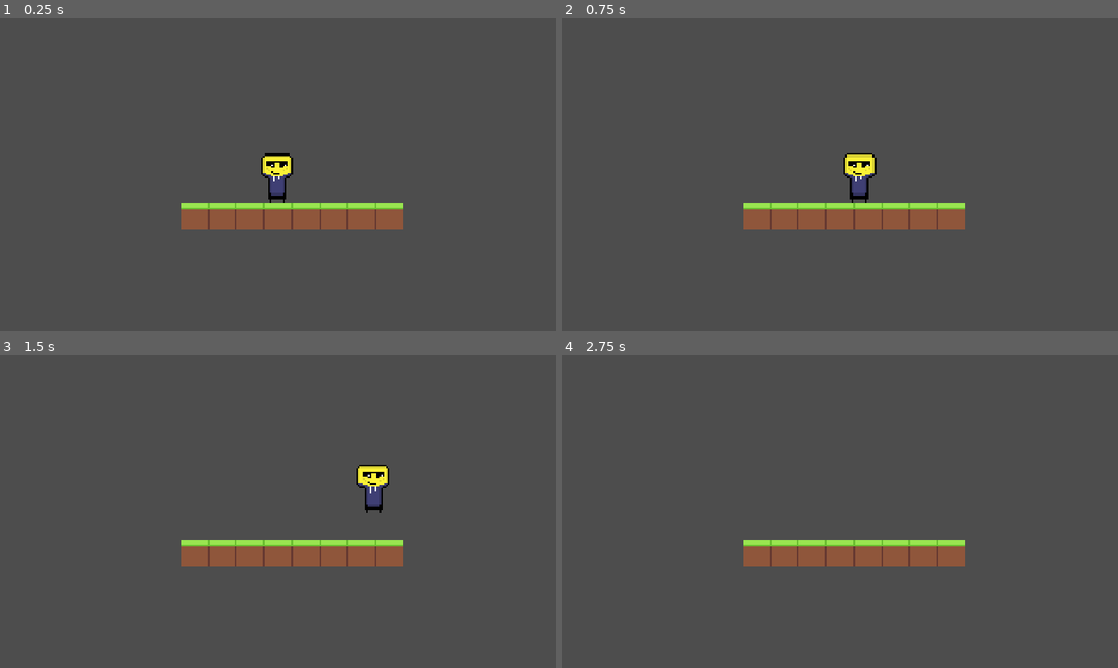
Above: before the commit, frames 1-4 (two rows, left to right).
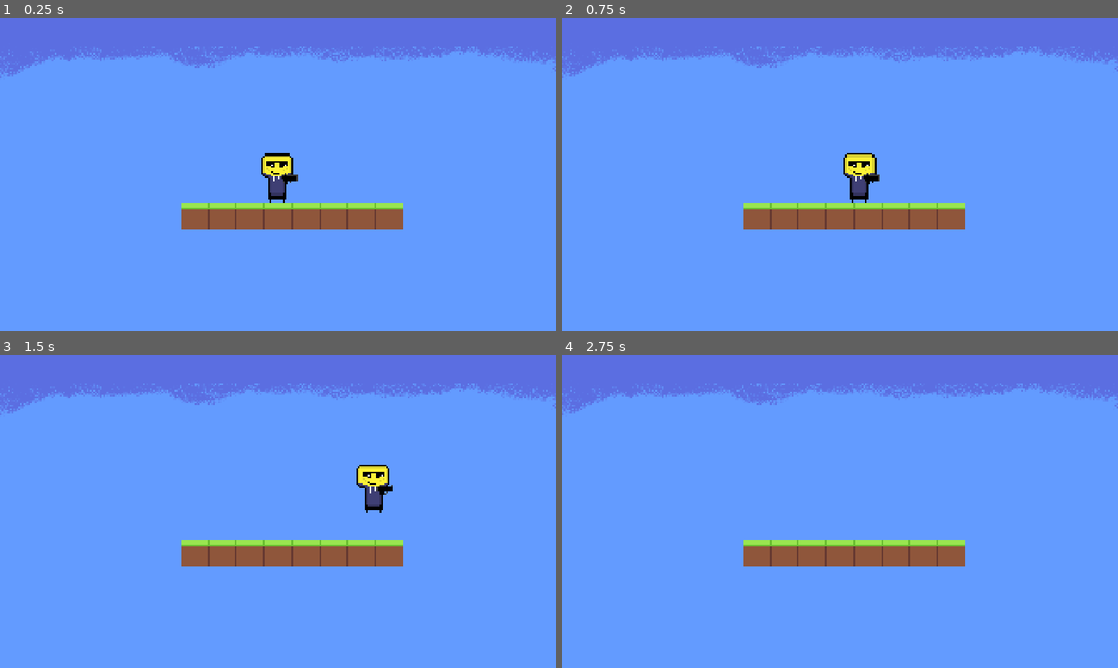
Above: after the commit, the same moments.

Repository: benjitran2009/rapidPlatformer
Game: Godot game, scene res://main.tscn
Same seed, same stepped clock (60 frames per second), same inputs: the game is played once before the commit and once after it.
Inputs:
- Up to frame 1 (0.25 s): no input
- Up to frame 2 (0.75 s): tap Enter at 0.5 s; hold D (right) from 0.53 s (still down)
- Up to frame 3 (1.5 s): keep holding D (right); tap Space (jump) at 0.77 s
- Up to frame 4 (2.75 s): tap Space (jump) at 1.52 s; release D (right) at 2.03 s; hold A (left) from 2.03 s (still down)

The runs differ from the first frame. In frame 1, 96% of the frame differs, in the area x 0-100%, y 0-100%; in frame 2, 96%; in frame 3, 96%; in frame 4, 97%.

Commit message:
fix

Diff:
--- /dev/null
+++ b/camera_2d.gd
@@ -0,0 +1,11 @@
+extends Camera2D
+
+
+# Called when the node enters the scene tree for the first time.
+func _ready() -> void:
+	pass # Replace with function body.
+
+
+# Called every frame. 'delta' is the elapsed time since the previous frame.
+func _process(delta: float) -> void:
+	pass
--- /dev/null
+++ b/gun.gd
@@ -0,0 +1,11 @@
+extends Sprite2D
+
+
+# Called when the node enters the scene tree for the first time.
+func _ready() -> void:
+	pass # Replace with function body.
+
+
+# Called every frame. 'delta' is the elapsed time since the previous frame.
+func _process(delta: float) -> void:
+	pass
--- a/main.tscn
+++ b/main.tscn
@@ -1,8 +1,11 @@
 [gd_scene format=4 uid="uid://db3x6hhv5s5yi"]
 
+[ext_resource type="Texture2D" uid="uid://41s7g2ecrqa8" path="res://assets/background.png" id="1_7mycd"]
 [ext_resource type="Script" uid="uid://k5pi11b3816e" path="res://main.gd" id="2_0xm2m"]
 [ext_resource type="Texture2D" uid="uid://diirwybw2yo0t" path="res://assets/player1sprite.png" id="2_h2yge"]
 [ext_resource type="Texture2D" uid="uid://dj2l6o7whj72s" path="res://assets/grass_block.png" id="3_h2yge"]
+[ext_resource type="Texture2D" uid="uid://blij4mpsl2dw7" path="res://assets/gunpistol.png" id="3_lquwl"]
+[ext_resource type="Script" uid="uid://ddemv4w4g2qou" path="res://gun.gd" id="4_7mycd"]
 
 [sub_resource type="RectangleShape2D" id="RectangleShape2D_vslkb"]
 size = Vector2(114, 168)
@@ -50,6 +53,9 @@
 
 [node name="Camera2D" type="Camera2D" parent="." unique_id=747385512]
 
+[node name="Sprite2D" type="Sprite2D" parent="Camera2D" unique_id=964695043]
+texture = ExtResource("1_7mycd")
+
 [node name="CharacterBody2D" type="CharacterBody2D" parent="." unique_id=206353117]
 script = ExtResource("2_0xm2m")
 
@@ -57,10 +63,17 @@
 position = Vector2(-3, 12)
 shape = SubResource("RectangleShape2D_vslkb")
 
-[node name="Sprite2D" type="Sprite2D" parent="CharacterBody2D" unique_id=1407473596]
+[node name="Player" type="Sprite2D" parent="CharacterBody2D" unique_id=1407473596]
 texture_filter = 1
 scale = Vector2(6, 6)
 texture = ExtResource("2_h2yge")
+
+[node name="Gun" type="Sprite2D" parent="CharacterBody2D" unique_id=401104102]
+texture_filter = 1
+position = Vector2(53, 12)
+scale = Vector2(2, 2)
+texture = ExtResource("3_lquwl")
+script = ExtResource("4_7mycd")
 
 [node name="TileMapLayer" type="TileMapLayer" parent="." unique_id=720001748]
 texture_filter = 1
Not shown, added: camera_2d.gd.uid
Not shown, changed: export_presets.cfg
Not shown, added: gun.gd.uid
Binary file removed: sprite.png
Not shown, removed: sprite.png.import
